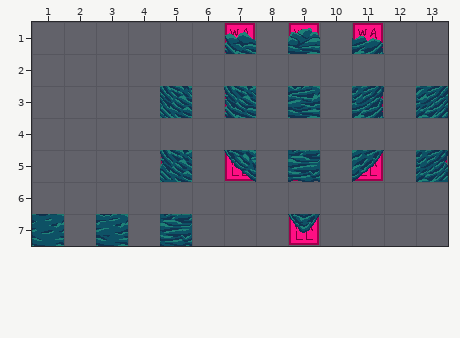
Tiled map, stored at Assets/Maps/Tilemaps/forest-automap/rule_wall_copy.tmx. Above is the file before it was changed.
Cells are 32x32 px. Shown: x 1..13, y 1..7.
After the commit:
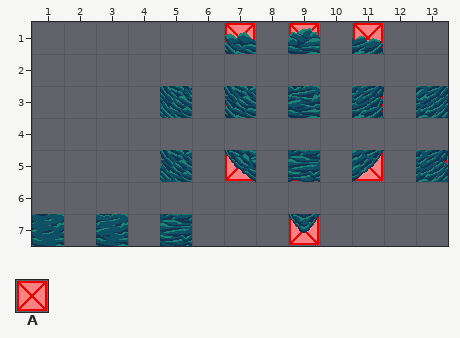
Key: from "forest-terrain": A 39.
_ is an empty cell.
Tiles of an added or newly shown layer are drawn over the layers below it.
Diff:
Layer "inputnot_wall_layout" (added):
y 1: x 7 _ -> A; x 9 _ -> A; x 11 _ -> A
y 5: x 7 _ -> A; x 11 _ -> A
y 7: x 9 _ -> A
Boxes around the changes in both pictures, in picture pixels (x1, y1, x2, y2):
added: (225, 23, 255, 53)
added: (289, 23, 319, 36)
added: (353, 23, 383, 48)
added: (225, 153, 253, 181)
added: (355, 153, 383, 181)
added: (289, 217, 319, 245)
